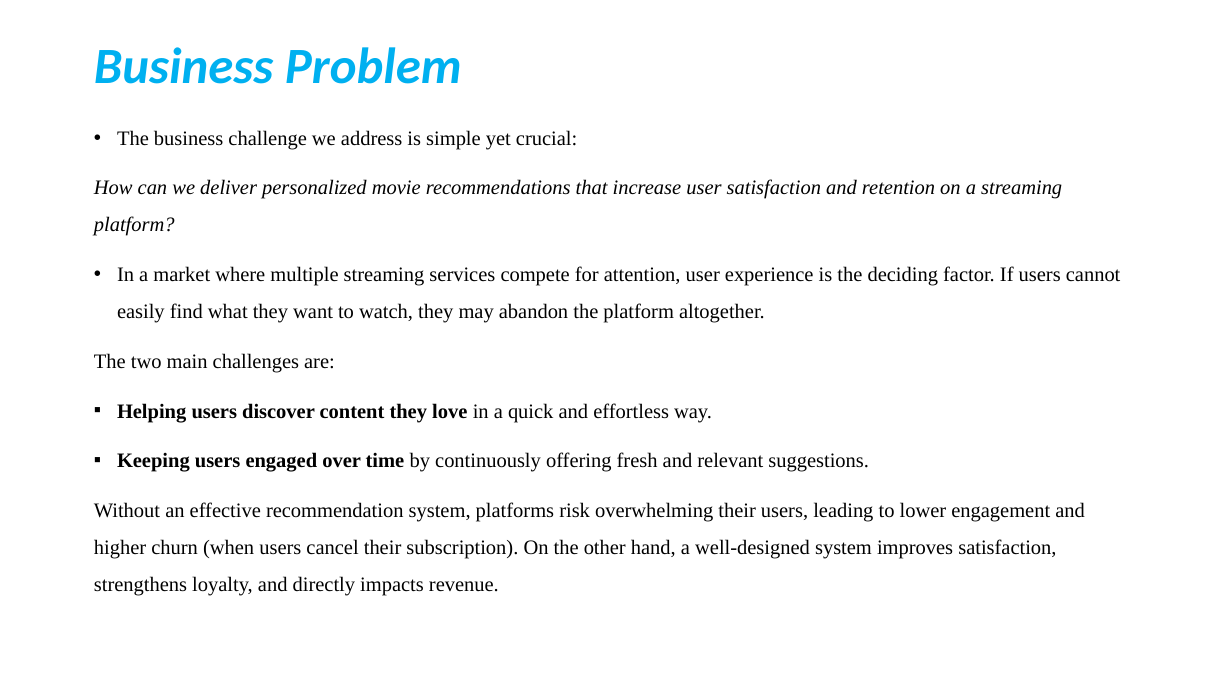
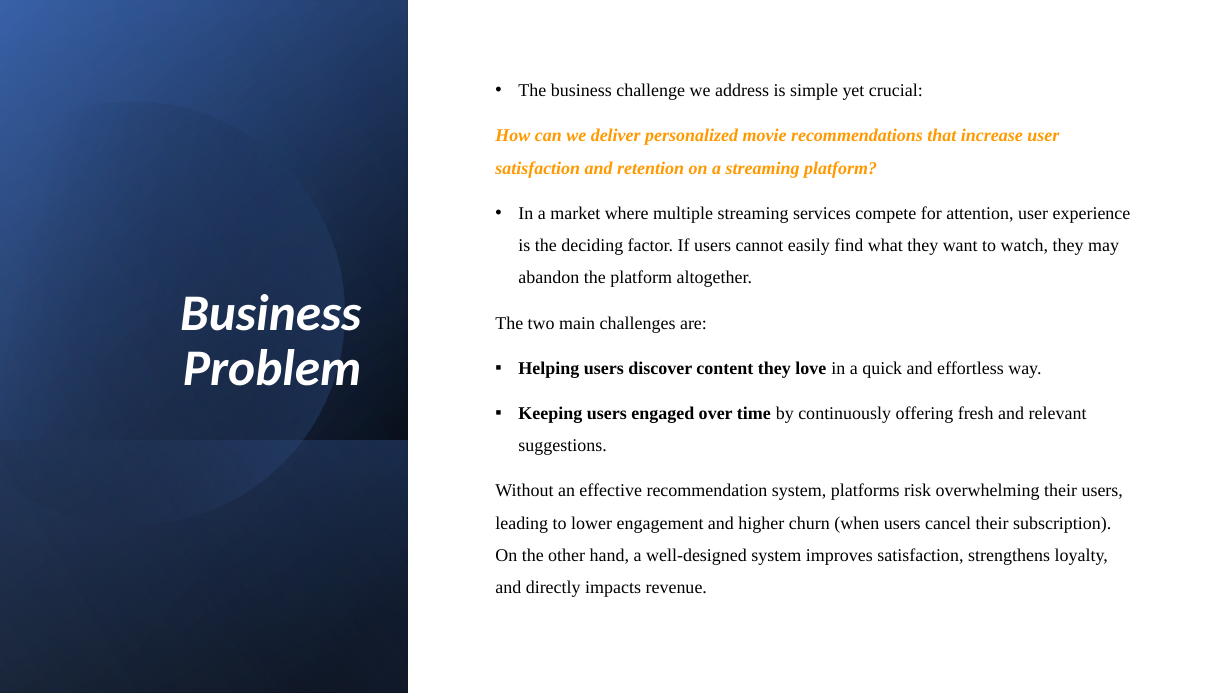
Before and after one commit to H-Rumenya/Group_2_P4_Project, a slide deck: slide 3 of Non-Technical Presentation.pptx. Drawn at 1232x693 pixels with LibreOffice and Linux fonts; fonts in the diff are those of the drawing. Boxes give left, top, right and bottom in pixels: in the first picture for what was removed or moved away, otherwise in the second. Text is boxed around its words. In the diff, an @@ line names an element or a change of style, - is before the commit and + after.

```diff
--- a/Non-Technical Presentation.pptx
+++ b/Non-Technical Presentation.pptx
@@ rectangle added at (0, 0, 1232, 693), fill #FFFFFF @@
@@ rectangle added at (0, 0, 409, 693), fill gradient #000000 to #2F5597 @@
@@ rectangle added at (0, 1, 409, 693), fill gradient #000000 to #4472C4 @@
@@ rectangle added at (0, 0, 409, 692), fill gradient #000000 to #8FAADC @@
@@ freeform shape added at (0, 52, 395, 567), fill gradient #000000 to #4472C4 @@
@@ title "Business Problem": place and size @@
-title "Business Problem" at (94, 47, 462, 84)
+title "Business Problem" at (180, 294, 361, 386)
@@ title "Business Problem" at (180, 294, 361, 386): size 39.6 to 40 pt, text colour #00B0F0 to #FFFFFF; alignment left to right; vertical alignment middle to bottom @@
@@ text "The business challenge we address ...": place and size @@
-text "The business challenge we address ..." at (94, 130, 1121, 596)
+text "The business challenge we address ..." at (495, 83, 1131, 597)
@@ text "The business challenge we address ..." at (495, 83, 1131, 597): size 16 to 14 pt; text colour #000000 to #FF9900, bold on in "How can we deliver personalized movie recommendations ..."; vertical alignment top to middle @@
@@ rectangle added at (0, 440, 409, 693), fill gradient #4472C4 to #000000 @@
```
Also in this commit, not shown: 3 other slides changed, 3 slides added, 1 slide removed.
